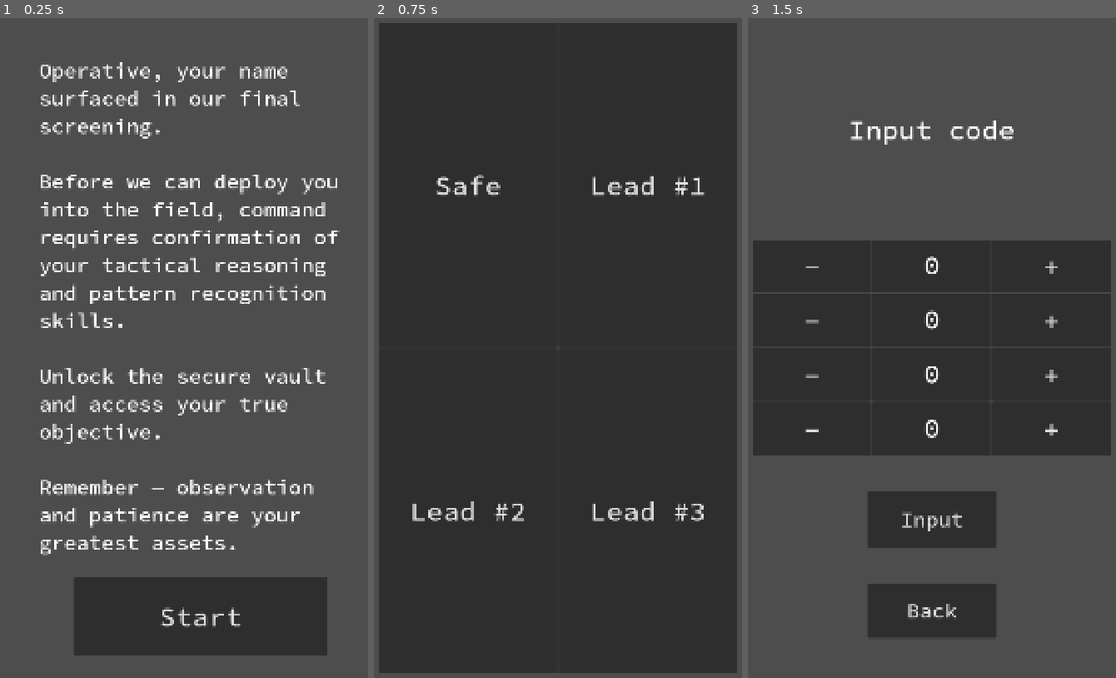
Above: before the commit, frames 1-3 (left to right).
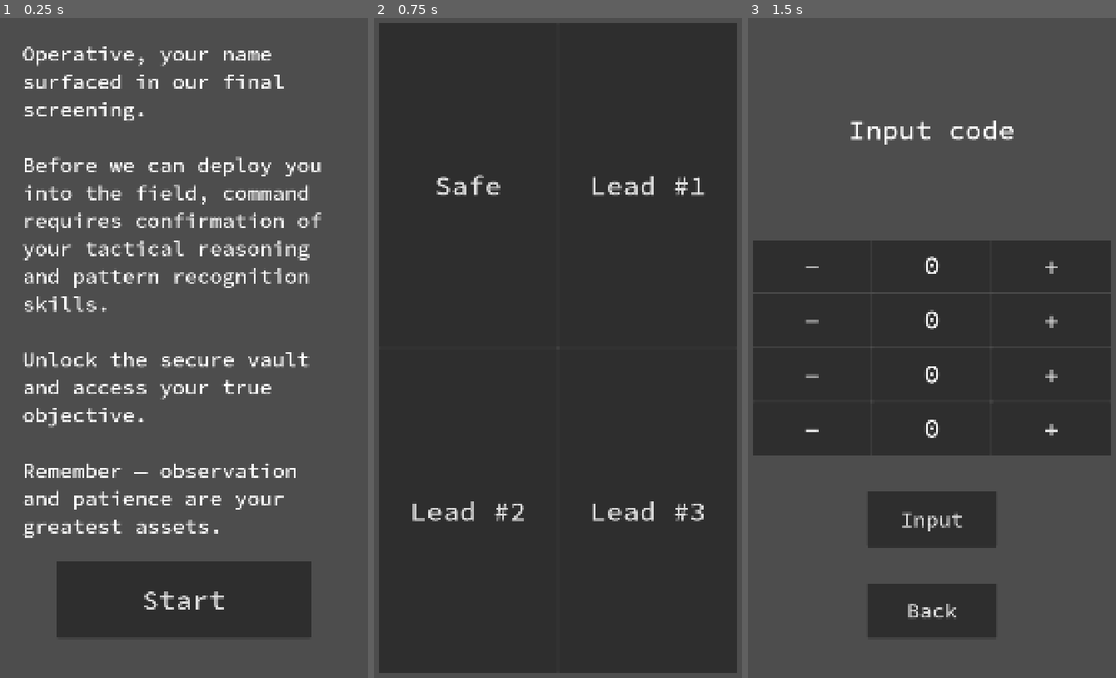
Above: after the commit, the same moments.

Repository: vmakoed/safe-lock
Game: Godot game, scene res://scenes/main.tscn
Same seed, same stepped clock (60 frames per second), same inputs: the game is played once before the commit and once after it.
Inputs:
- Up to frame 1 (0.25 s): no input
- Up to frame 2 (0.75 s): click "Start" at 0.5 s
- Up to frame 3 (1.5 s): click "Safe" at 1.25 s

The runs differ from the first frame. In frame 1, 20% of the frame differs, in the area x 6-93%, y 4-97%; in frame 2, nothing differs; in frame 3, nothing differs.

Commit message:
Update layout settings

Diff:
--- a/scenes/main.tscn
+++ b/scenes/main.tscn
@@ -53,11 +53,12 @@
 
 [node name="IntroScreen" parent="." instance=ExtResource("4_trceg")]
 unique_name_in_owner = true
-layout_mode = 0
-offset_left = 48.0
-offset_top = 48.0
-offset_right = 1032.0
-offset_bottom = 1872.0
+layout_mode = 1
+anchors_preset = 15
+anchor_right = 1.0
+anchor_bottom = 1.0
+grow_horizontal = 2
+grow_vertical = 2
 message_text = "Operative, your name surfaced in our final screening.
 
 Before we can deploy you into the field, command requires confirmation of your tactical reasoning and pattern recognition skills.
@@ -70,7 +71,12 @@
 [node name="WinScreen" parent="." instance=ExtResource("4_trceg")]
 unique_name_in_owner = true
 visible = false
-layout_mode = 0
+layout_mode = 1
+anchors_preset = 15
+anchor_right = 1.0
+anchor_bottom = 1.0
+grow_horizontal = 2
+grow_vertical = 2
 message_text = "Operative, your performance exceeded expectations.
 
 Effective immediately, you are cleared for the assignment.
